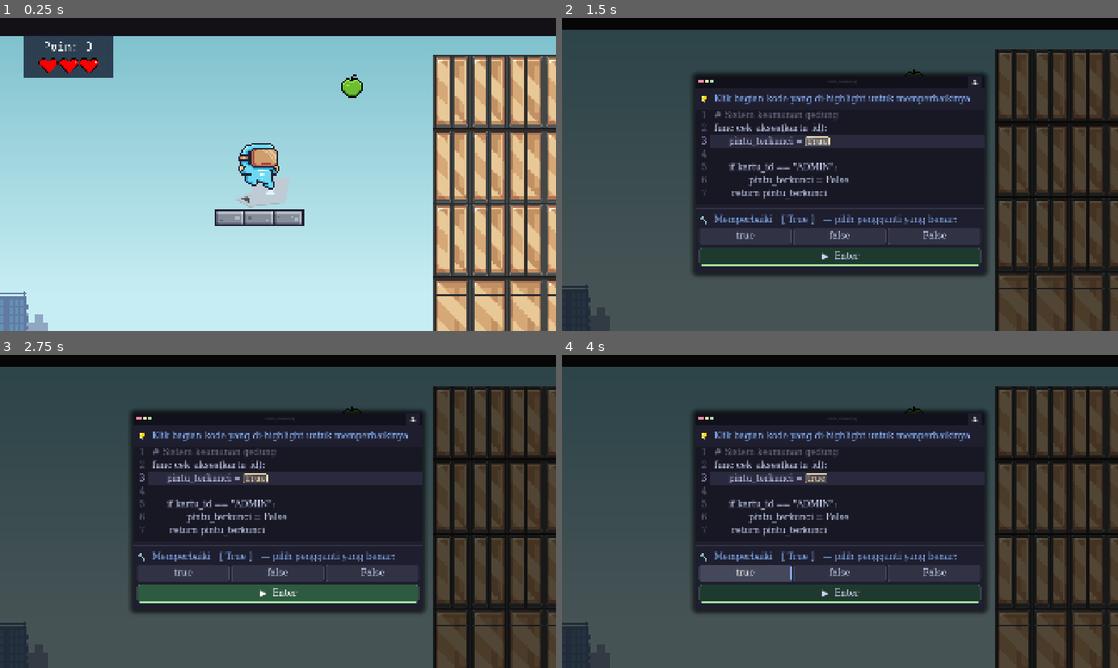
Above: before the commit, frames 1-4 (two rows, left to right).
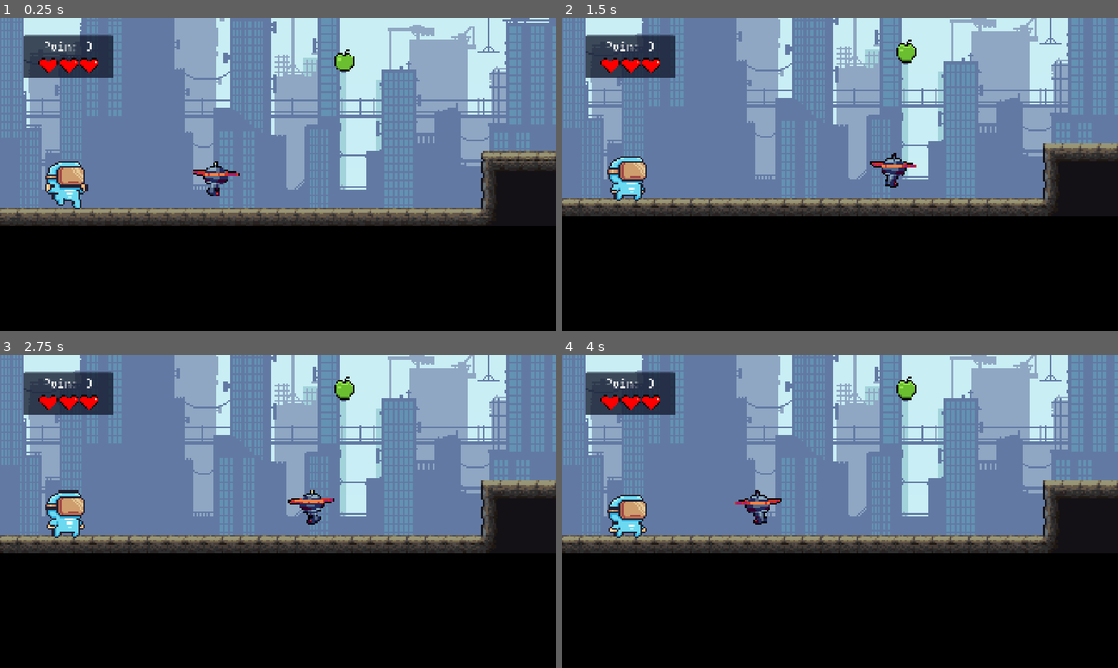
Above: after the commit, the same moments.

Repository: WanaRB/code-adventure
Game: Godot game, scene res://scenes/Level/level_4.tscn
The game is run twice, just before and just after one commit, with the same random seed, the same clock (stepped at 60 frames per second) and the same inputs. This scene is started directly instead of the project's main scene. Sound files missing from this copy of the repository are replaced by a short silence.
Inputs (mouse positions are in pixels of both pictures, inside the frame that each line leads up to):
- Up to frame 1 (0.25 s): no input
- Up to frame 2 (1.5 s): move the mouse to (962, 158) at 0.52 s; hold E (interact) 0.53-1.25 s; click (962, 158) at 0.67 s; click (817, 140) at 1.25 s, where only the run before the commit has a clickable "True"
- Up to frame 3 (2.75 s): click (278, 592) at 2 s, where only the run before the commit has a clickable "▶ Enter"
- Up to frame 4 (4 s): click (840, 592) at 2.75 s, where only the run before the commit has a clickable "▶ Enter"; click (745, 574) at 3.5 s, where only the run before the commit has a clickable "true"

The runs differ from the first frame. In frame 1, 97% of the frame differs, in the area x 0-100%, y 0-100%; in frame 2, 95%; in frame 3, 95%; in frame 4, 95%.

Commit message:
level 3 dan 4

Diff:
--- a/scenes/Level/level_3.tscn
+++ b/scenes/Level/level_3.tscn
@@ -1106,7 +1106,7 @@
 [node name="Character" type="Node" parent="." unique_id=386953154]
 
 [node name="jikri" parent="Character" unique_id=2066080324 instance=ExtResource("10_i8c42")]
-position = Vector2(2175.9998, 7.6293945e-06)
+position = Vector2(16.000244, 31.999998)
 metadata/_edit_group_ = true
 
 [node name="Camera2D" type="Camera2D" parent="Character/jikri" unique_id=1943211563]
--- a/scenes/Level/level_4.tscn
+++ b/scenes/Level/level_4.tscn
@@ -1217,7 +1217,7 @@
 [node name="Character" type="Node" parent="." unique_id=386953154]
 
 [node name="jikri" parent="Character" unique_id=2066080324 instance=ExtResource("12_urjwm")]
-position = Vector2(2232, -824)
+position = Vector2(-167.99994, 47.999985)
 metadata/_edit_group_ = true
 
 [node name="Camera2D" type="Camera2D" parent="Character/jikri" unique_id=1943211563]
